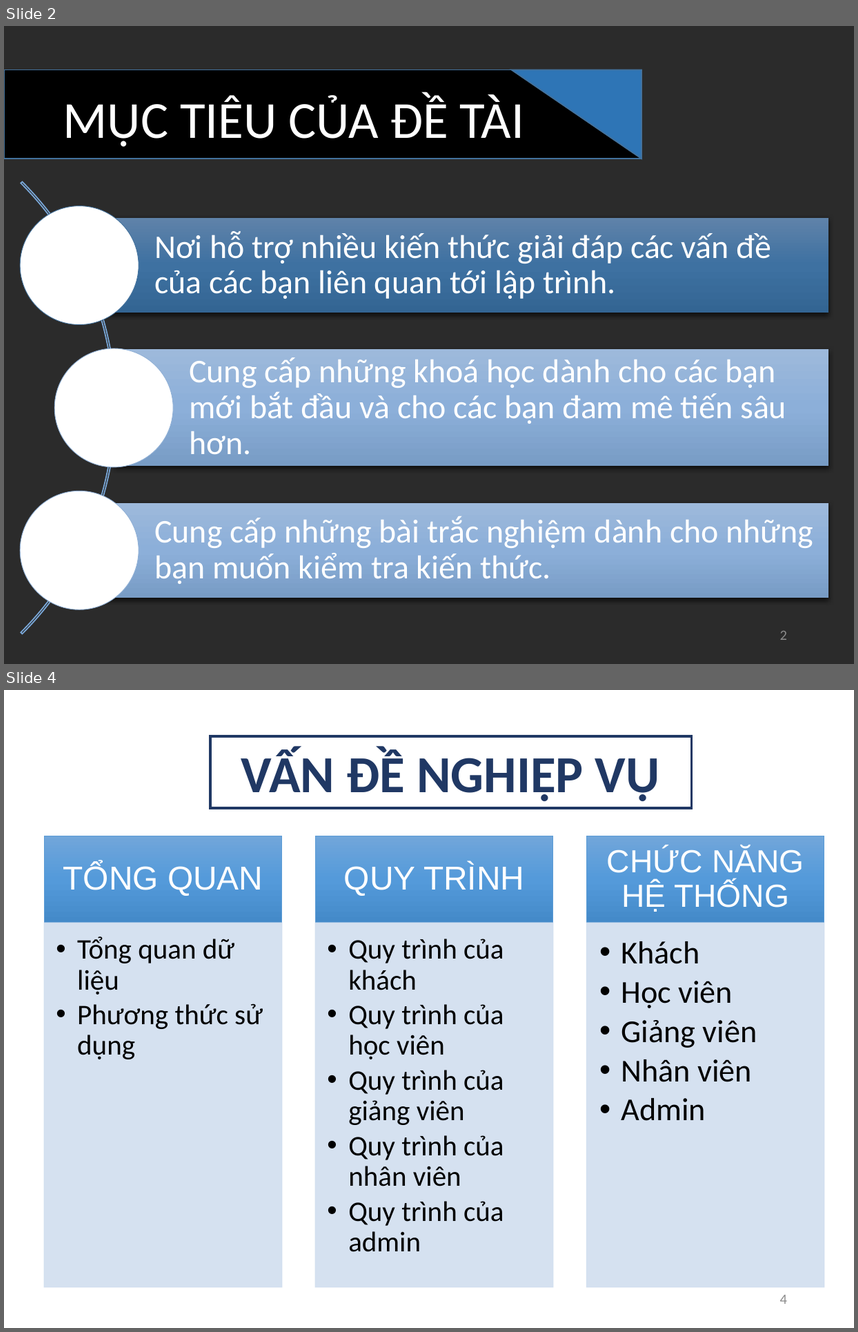
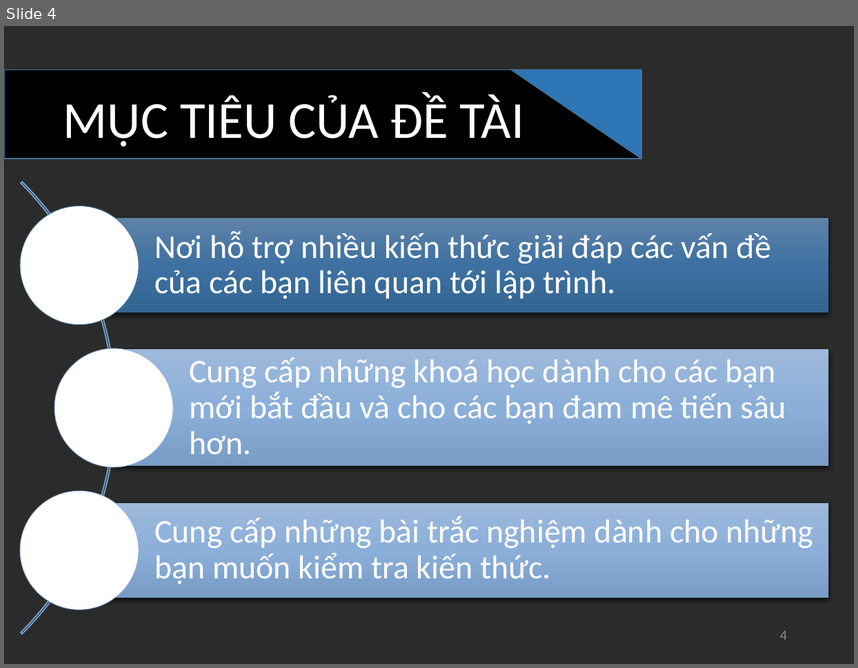
Before and after one commit to thienthanoliver/STU-luan-van-2017, a slide deck: BBBBBBBBBBBBB.pptx. Shown one above the other, each under a label of ours: slides 2 and 4 before the commit, slide 4 after it; the slides between them are not shown. The pictures are 858x1332 and 858x668 pixels, drawn with LibreOffice and Linux fonts; fonts in the diff are those of the drawing; background and template pictures are left out; a plain dark background stands for a picture behind light text. Boxes give left, top, right and bottom in pixels: in the first picture for what was removed or moved away, otherwise in the second. Text is boxed around its words. In the diff, an @@ line names an element or a change of style, - is before the commit and + after.

```diff
--- a/BBBBBBBBBBBBB.pptx
+++ b/BBBBBBBBBBBBB.pptx
@@ slide 4 removed at (4,690,854,1328), background picture (left out) @@
@@ rectangle removed at (210,737,692,808) @@
-VẤN ĐỀ NGHIỆP VỤ
@@ group removed at (44,836,824,1288): 6 rectangles, 6 texts @@
-TỔNG QUAN
-  • Tổng quan dữ liệu
-  • Phương thức sử dụng
-QUY TRÌNH
-  • Quy trình của khách
-  • Quy trình của học viên
-  • Quy trình của giảng viên
-  • Quy trình của nhân viên
-  • Quy trình của admin
-CHỨC NĂNG HỆ THỐNG
-  • Khách
-  • Học viên
-  • Giảng viên
-  • Nhân viên
-  • Admin
@@ page number removed at (780,1294,787,1303) @@
-4
@@ what was slide 2 is now slide 4 @@
@@ page number at (780,630,787,639): text changed @@
-2
+4
```
Also in this commit, not shown: 6 slides changed, 5 slides added, 1 other slide removed, 1 other file.
